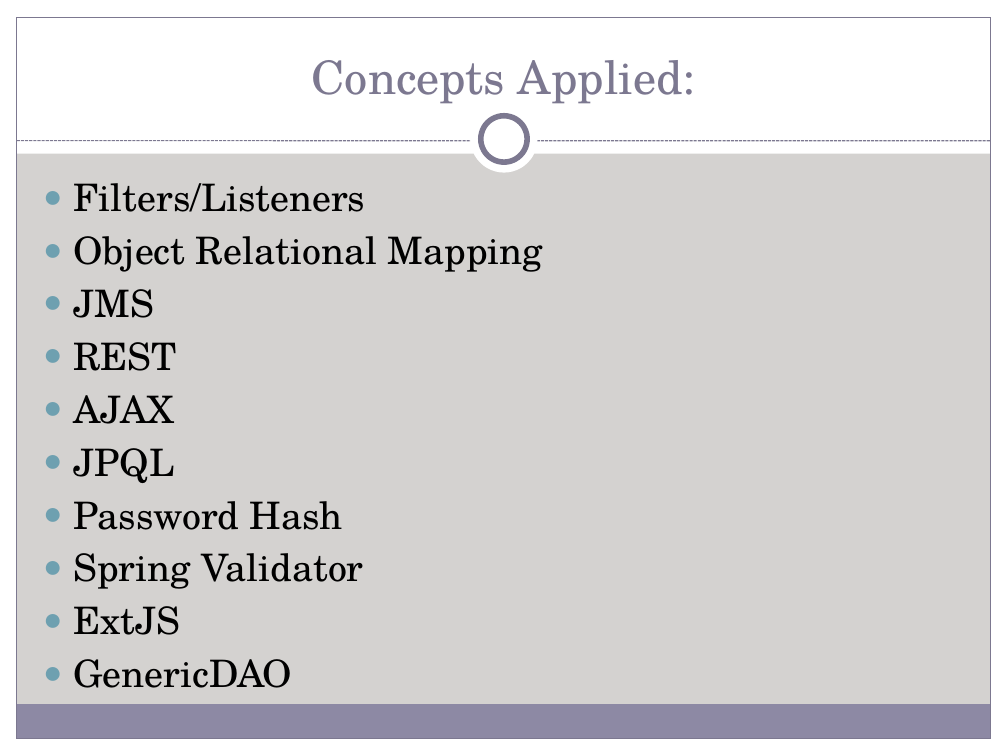
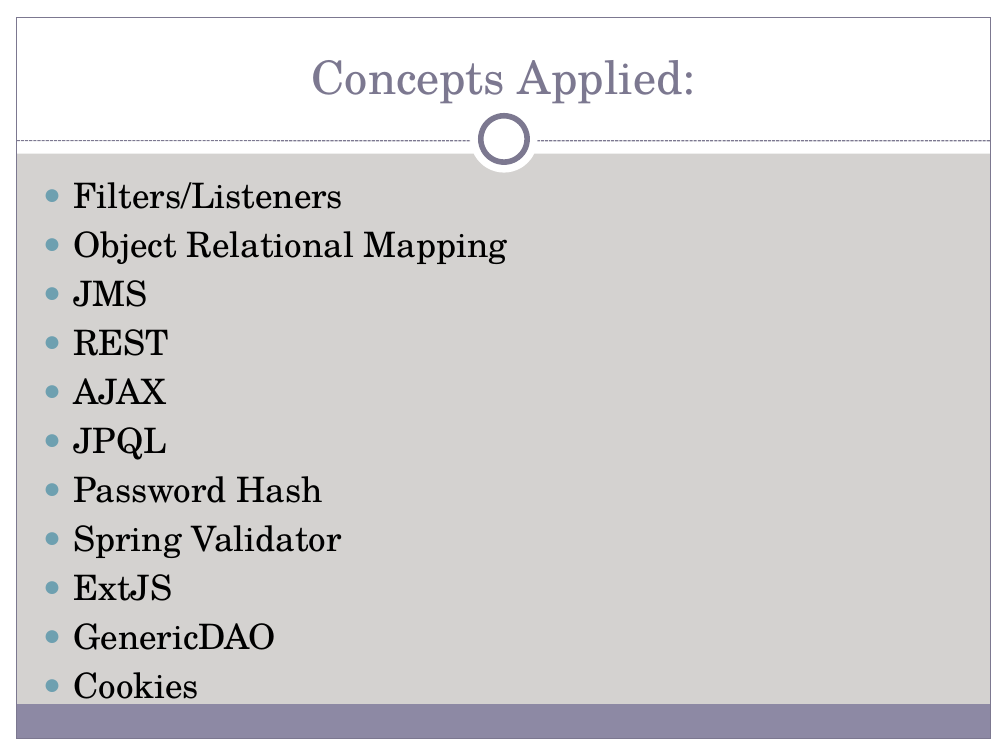
Before and after one commit to MNLBC/Group2Projects, a slide deck: slide 17 of 7. Group Project/W7D5_Project/Powerpoint/Watch Me Whip (UPDATED).pptx. Drawn at 1008x756 pixels with LibreOffice and Linux fonts; fonts in the diff are those of the drawing. Boxes give left, top, right and bottom in pixels: in the first picture for what was removed or moved away, otherwise in the second. Text is boxed around its words. In the diff, an @@ line names an element or a change of style, - is before the commit and + after.

```diff
--- a/7. Group Project/W7D5_Project/Powerpoint/Watch Me Whip (UPDATED).pptx
+++ b/7. Group Project/W7D5_Project/Powerpoint/Watch Me Whip (UPDATED).pptx
@@ text at [73,182,508,650]: paragraph added @@
+● Cookies
@@ text at [73,182,508,650]: size 27 to 25 pt @@
```
Also in this commit, not shown: 5 other slides changed.
